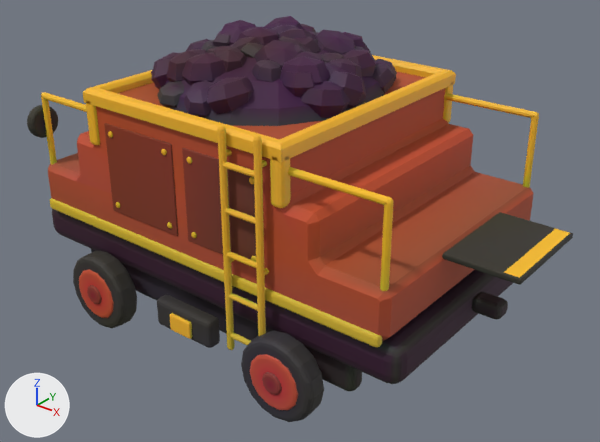
The glTF model ArtSource/Exports/Tender_Blockout.glb: old version first, new version second.
Both versions are drawn from a camera (50 mm lens) standing at (4.44, -3.95, 3.61) and looking at (0.24, 1.31, 0.36). The lights are fixed; the arrows at lower left show +X, +Y and +Z. The picture after the commit comes second. Where no turn or scale is listed for an object, it has been applied to the vertices. Vertices at exactly the same position are counted once.

Names of what the first picture shows: 'Body', 'Coal', 'DeckRails', 'FallPlate', 'Frame', 'Ladder', 'TailLights', 'Wheels'.
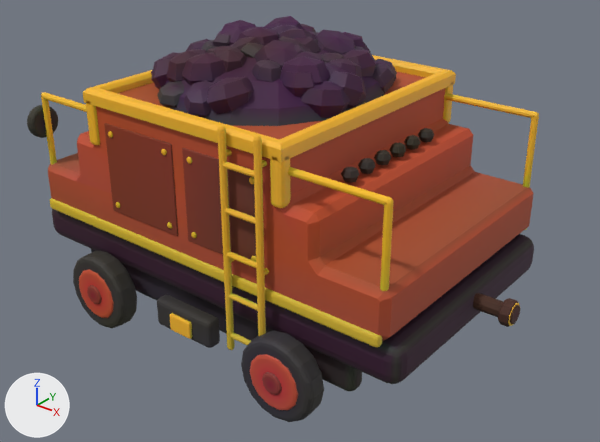
The change, as a list of edits to the scene's bpy script:
```text
Add mat_m_tender_coalchunk:
    mat_m_tender_coalchunk = bpy.data.materials.new('M_Tender_CoalChunk')
    # nodes: BsdfPrincipled, Mix, OutputMaterial, VertexColor
    # colours: dark grey #302629, mixed with the vertex colours
Change me_frame:
    used by ob_frame; location = (0.0, 0.0, 0.0)
    remove me_frame.from_pydata(...)  # 2276 vertices, 4512 faces; spans x -2.48..2.24, y 0.2..2.5, z -0.36..0.36
    add me_frame.from_pydata(...)  # 1972 vertices, 3912 faces; spans x -2.38..2.0, y 0.2..2.5, z -0.36..0.36
    me_frame part 1: the loose piece of 152 vertices spanning x 1.98..2.24, y 1.26..1.44, z 0.1..0.24 is deleted
    other edits to the shape of me_frame do not show in these pictures
Add me_coupler_front:
    me_coupler_front.from_pydata(...)  # 328 vertices, 640 faces; spans x -0.36..0.0, y -0.103..0.103, z -0.108..0.108
    # faces by material slot: [480, 160]
    me_coupler_front.materials.append(mat_m_tender_trim)
    me_coupler_front.materials.append(mat_m_tender_interact)
Add me_coalchunk5:
    me_coalchunk5.from_pydata(...)  # a UV sphere (7 segments, 4 rings, poles along z) spanning x -0.0622..0.069, y -0.0712..0.0712, z -0.064..0.064
    me_coalchunk5.materials.append(mat_m_tender_coalchunk)
Add me_coalchunk4:
    me_coalchunk4.from_pydata(...)  # a UV sphere (7 segments, 4 rings, poles along z) spanning x -0.0622..0.069, y -0.0712..0.0712, z -0.064..0.064
    me_coalchunk4.materials.append(mat_m_tender_coalchunk)
Add me_coalchunk3:
    me_coalchunk3.from_pydata(...)  # a UV sphere (7 segments, 4 rings, poles along z) spanning x -0.0622..0.069, y -0.0712..0.0712, z -0.064..0.064
    me_coalchunk3.materials.append(mat_m_tender_coalchunk)
Add me_coalchunk2:
    me_coalchunk2.from_pydata(...)  # a UV sphere (7 segments, 4 rings, poles along z) spanning x -0.0622..0.069, y -0.0712..0.0712, z -0.064..0.064
    me_coalchunk2.materials.append(mat_m_tender_coalchunk)
Add me_coalchunk1:
    me_coalchunk1.from_pydata(...)  # a UV sphere (7 segments, 4 rings, poles along z) spanning x -0.0622..0.069, y -0.0712..0.0712, z -0.064..0.064
    me_coalchunk1.materials.append(mat_m_tender_coalchunk)
Add me_coalchunk0:
    me_coalchunk0.from_pydata(...)  # a UV sphere (7 segments, 4 rings, poles along z) spanning x -0.0622..0.069, y -0.0712..0.0712, z -0.064..0.064
    me_coalchunk0.materials.append(mat_m_tender_coalchunk)
Remove ob_fallplate:
    ob_fallplate = bpy.data.objects.new('FallPlate', me_fallplate)
    ob_fallplate.location = (1.9, 0.0, 0.743)
Add ob_coupler_front:
    ob_coupler_front = bpy.data.objects.new('Coupler_Front', me_coupler_front)
    ob_coupler_front.location = (2.335, 1.35, 0.17)
Add ob_coalchunk5:
    ob_coalchunk5 = bpy.data.objects.new('CoalChunk5', me_coalchunk5)
    ob_coalchunk5.location = (1.13, 0.8, 1.204)
Add ob_coalchunk4:
    ob_coalchunk4 = bpy.data.objects.new('CoalChunk4', me_coalchunk4)
    ob_coalchunk4.location = (1.13, 1.02, 1.204)
Add ob_coalchunk3:
    ob_coalchunk3 = bpy.data.objects.new('CoalChunk3', me_coalchunk3)
    ob_coalchunk3.location = (1.13, 1.24, 1.204)
Add ob_coalchunk2:
    ob_coalchunk2 = bpy.data.objects.new('CoalChunk2', me_coalchunk2)
    ob_coalchunk2.location = (1.13, 1.46, 1.204)
Add ob_coalchunk1:
    ob_coalchunk1 = bpy.data.objects.new('CoalChunk1', me_coalchunk1)
    ob_coalchunk1.location = (1.13, 1.68, 1.204)
Add ob_coalchunk0:
    ob_coalchunk0 = bpy.data.objects.new('CoalChunk0', me_coalchunk0)
    ob_coalchunk0.location = (1.13, 1.9, 1.204)
```

What differs and where, as boxes [x1, y1, x2, y2] in the pictures (600 x 442 px):
'Frame', reshaped: before [52, 209, 513, 392]; after [52, 209, 534, 392]
'FallPlate', deleted: before [442, 212, 573, 285]
'Coupler_Front', added: after [473, 293, 520, 327]
'CoalChunk5', added: after [341, 167, 359, 183]
'CoalChunk4', added: after [358, 158, 376, 174]
'CoalChunk3', added: after [374, 150, 391, 165]
'CoalChunk2', added: after [389, 143, 406, 157]
'CoalChunk1', added: after [404, 135, 421, 150]
'CoalChunk0', added: after [418, 128, 434, 143]
part 1 of me_frame, deleted: before [472, 292, 508, 319]
